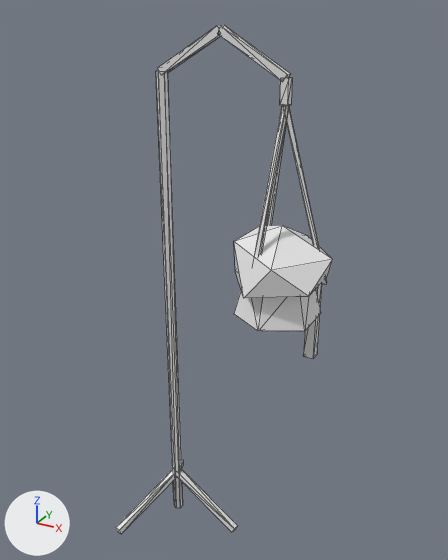
An edit to the glTF model public/models/furniture/decor/plant-hanger/plant-hanger-00.glb, drawn before and after from the same camera.
Both versions are drawn from a 50 mm lens placed at (0.752, -1.37, 1.577), pointed at (-0.023, 0.039, 0.873). Every picture has the same lights, and +X, +Y and +Z are marked at lower left. The picture after the commit comes second. Mesh edges are drawn as thin lines. Where no turn or scale is listed for an object, it has been applied to the vertices. Vertices at exactly the same position are counted once.

The first picture shows 'plant_hanger_00'.
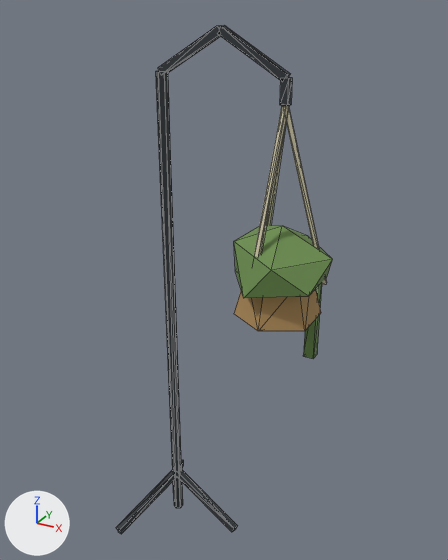
What changed in the scene script:
```text
Change mat_lowpolykit:
    add n2 = _N.new('ShaderNodeMix'); n2.name = 'Mix'
    add n2.data_type = 'RGBA'
    add n2.blend_type = 'MULTIPLY'
    add n2.inputs[0].default_value = 1.0  # 'Factor'
    add n2.inputs[7].default_value = (0.8, 0.8, 0.8, 1.0)  # 'B', white #e7e7e7
    add n3 = _N.new('ShaderNodeVertexColor'); n3.name = 'Color Attribute'
    where n0 = _N.new('ShaderNodeBsdfPrincipled'); n0.name = 'Principled BSDF'
    add _L.new(n2.outputs[2], n0.inputs[0])  # 'Result' to 'Base Color'
    add _L.new(n3.outputs[0], n2.inputs[6])  # 'Color' to 'A'
Change me_plant_hanger_00:
    where me_plant_hanger_00.from_pydata(...)  # 116 vertices, 176 faces; spans x -0.3..0.3, y -0.2..0.2, z -0.77..0.77
    used by ob_plant_hanger_00; location = (0.0, 0.0, 0.769)
    me_plant_hanger_00 part 1: vertex colours changed
```

Boxes (x1, y1, x2, y2) around the edits, measured in the pictures (448 x 560 px):
'plant_hanger_00', recoloured (darker)
    both: (116, 25, 333, 534)
